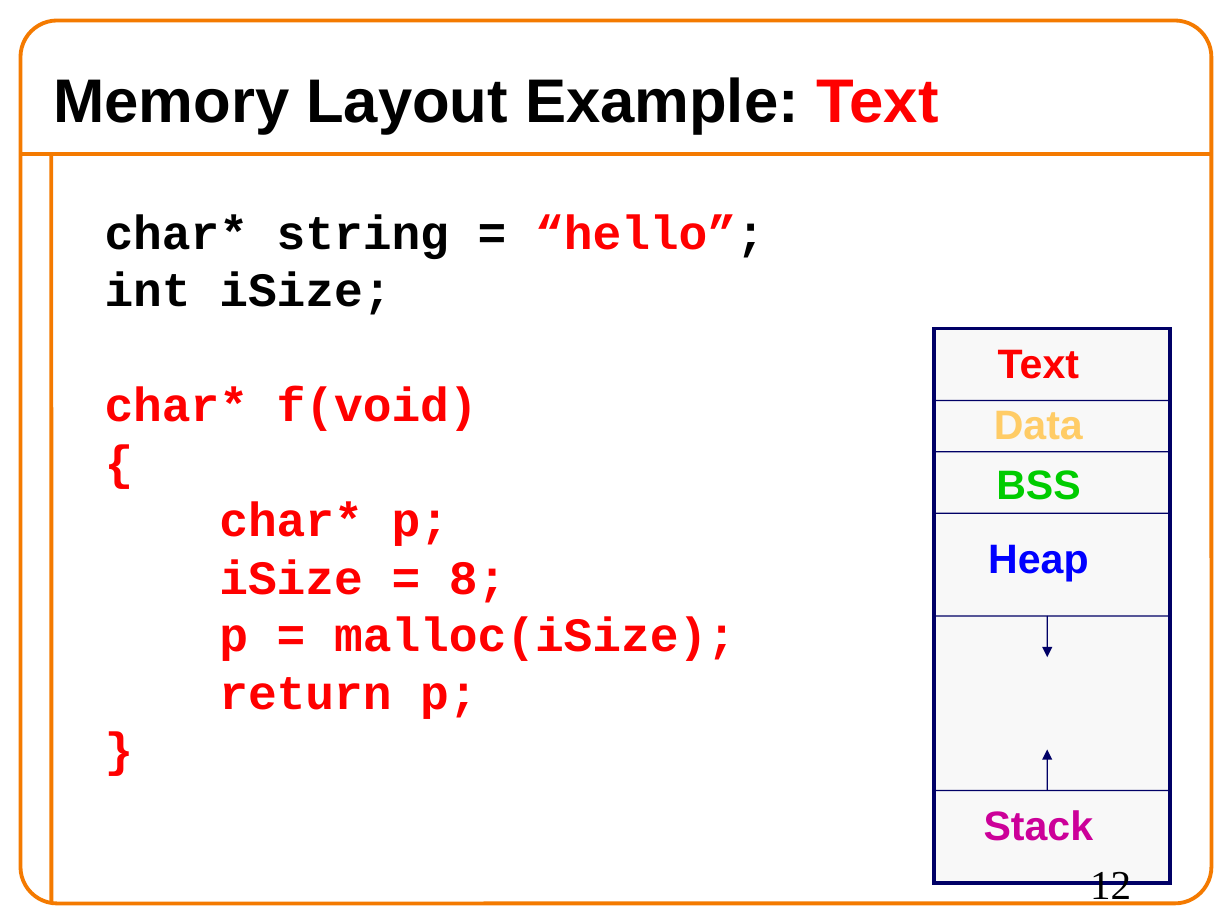
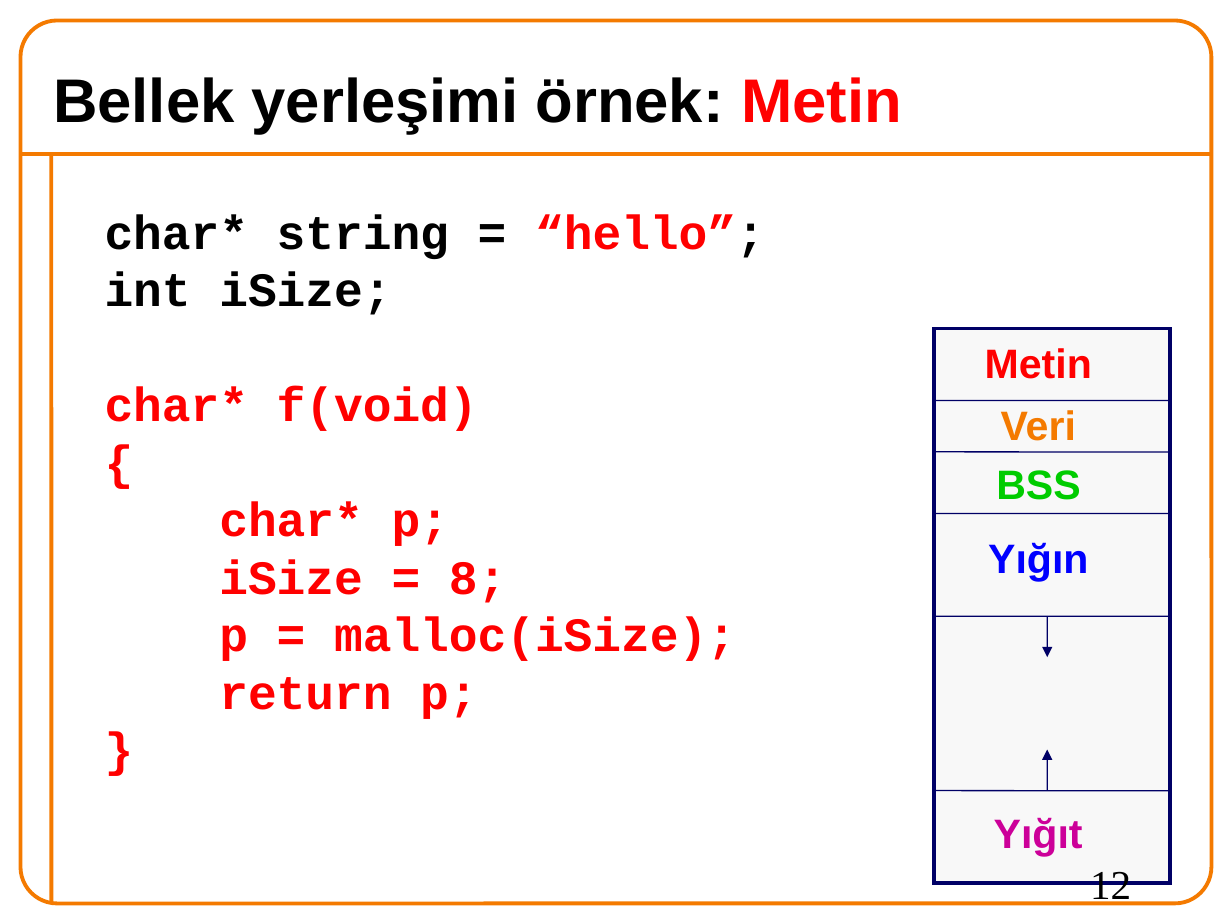
Before and after one commit to 19ceng/ceng201pro, a slide deck: slide 12 of 06memAll.odp. Drawn at 1232x924 pixels with LibreOffice and Linux fonts; fonts in the diff are those of the drawing; background and template pictures are left out. Boxes give left, top, right and bottom in pixels: in the first picture for what was removed or moved away, otherwise in the second. Text is boxed around its words. In the diff, an @@ line names an element or a change of style, - is before the commit and + after.

```diff
--- a/06memAll.odp
+++ b/06memAll.odp
@@ title at [53, 77, 902, 133]: text changed @@
-Memory Layout Example: Text
+Bellek yerleşimi örnek: Metin
@@ text added at [985, 348, 1092, 379], 24 pt, text #FF0000, bold @@
+Metin
@@ text removed at [998, 349, 1079, 379] @@
-Text
@@ text at [1001, 410, 1076, 441]: text changed; text colour #FFCC66 to #F47A00 @@
-Data
+Veri
@@ text at [988, 542, 1088, 581]: text changed @@
-Heap
+Yığın
@@ text removed at [984, 810, 1094, 841] @@
-Stack
@@ text added at [994, 817, 1083, 856], 24 pt, text #CC0099, bold @@
+Yığıt
```
Also in this commit, not shown: 27 other slides changed, 12 slides added, 12 slides removed.
